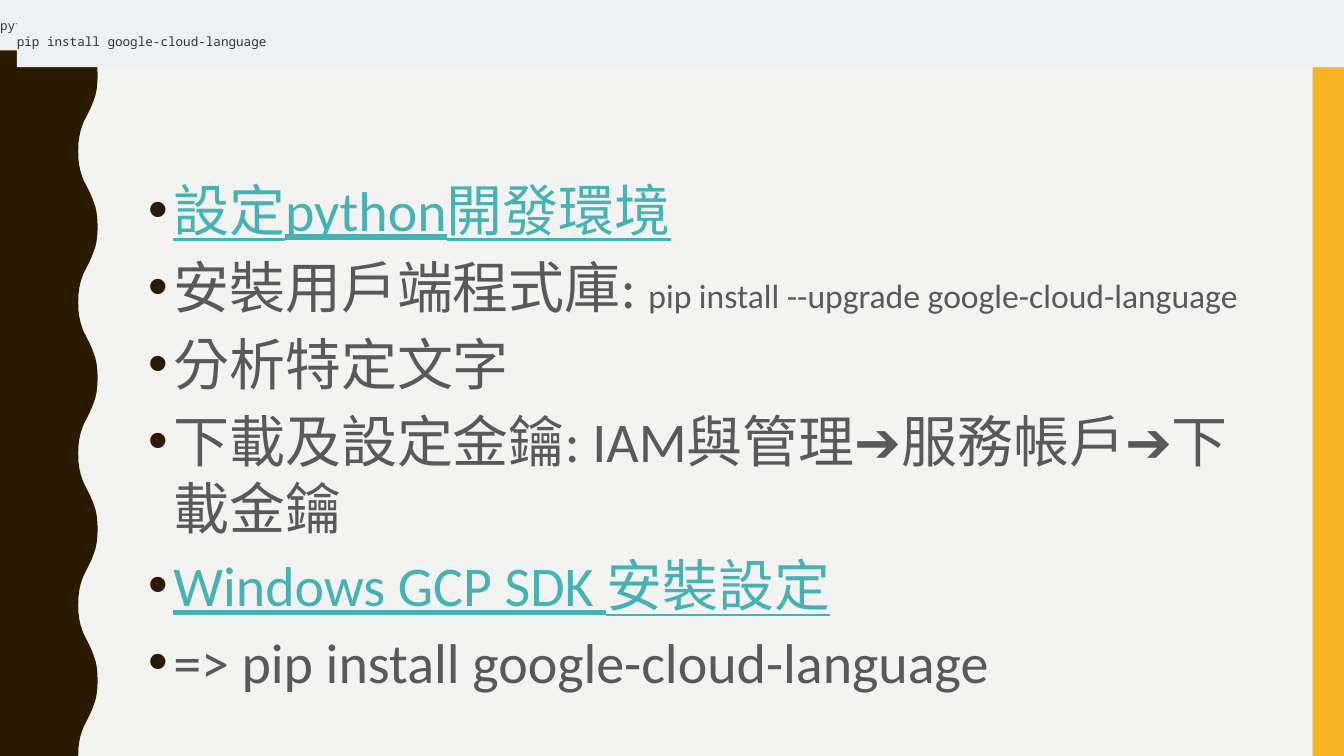
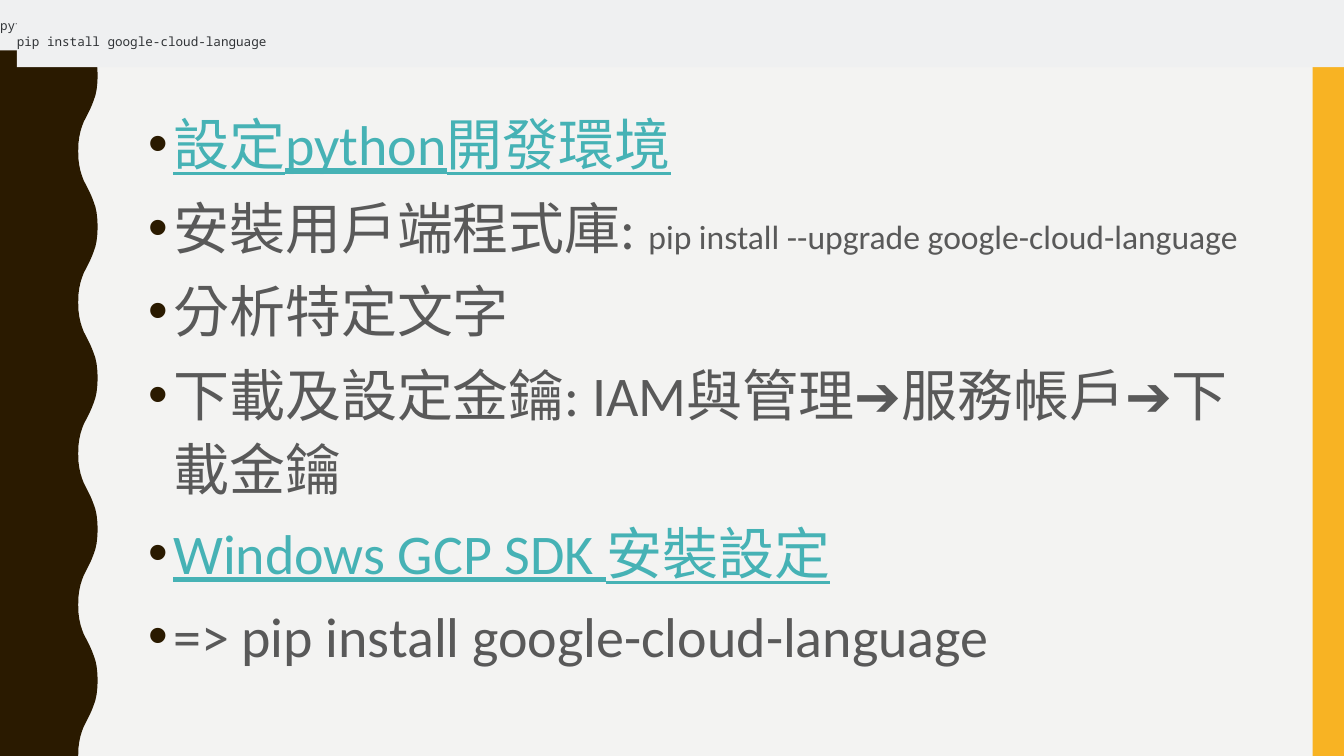
Before and after one commit to jumbokh/gcp_class, a slide deck: slide 8 of NLP/Natural Language API.pptx (slide 7 before the commit). Drawn at 1344x756 pixels with LibreOffice and Linux fonts; fonts in the diff are those of the drawing. Boxes give left, top, right and bottom in pixels: in the first picture for what was removed or moved away, otherwise in the second. Text is boxed around its words. In the diff, an @@ line names an element or a change of style, - is before the commit and + after.

Commit message:
update pptx

```diff
--- a/NLP/Natural Language API.pptx
+++ b/NLP/Natural Language API.pptx
@@ text "設定python開發環境": place and size @@
-text "設定python開發環境" at box(173, 183, 1238, 616)
+text "設定python開發環境" at box(173, 117, 1238, 584)
@@ text "設定python開發環境" at box(173, 117, 1238, 584): line spacing 1 to 1.1 @@
```
Also in this commit, not shown: 18 slides added, 7 other files.
